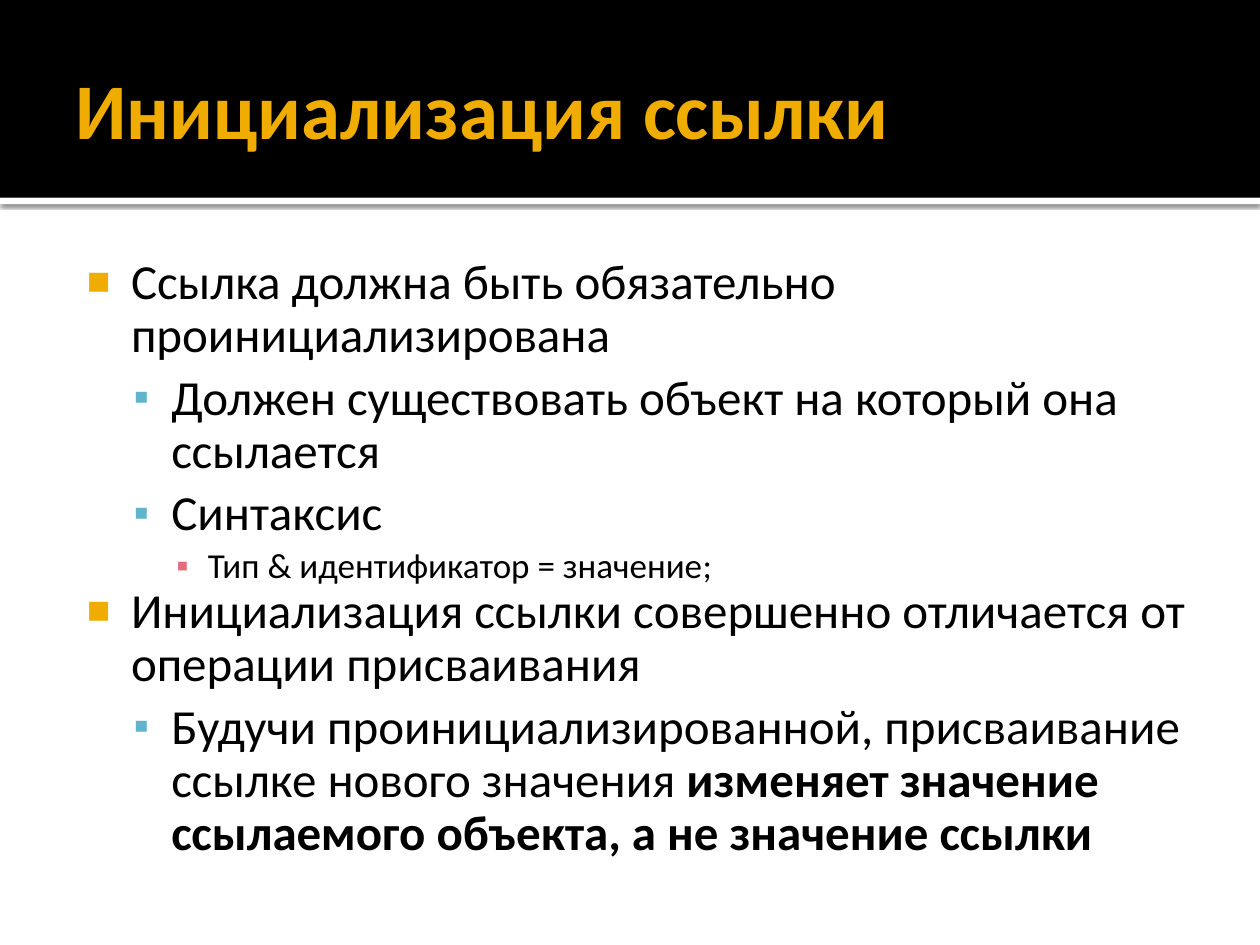
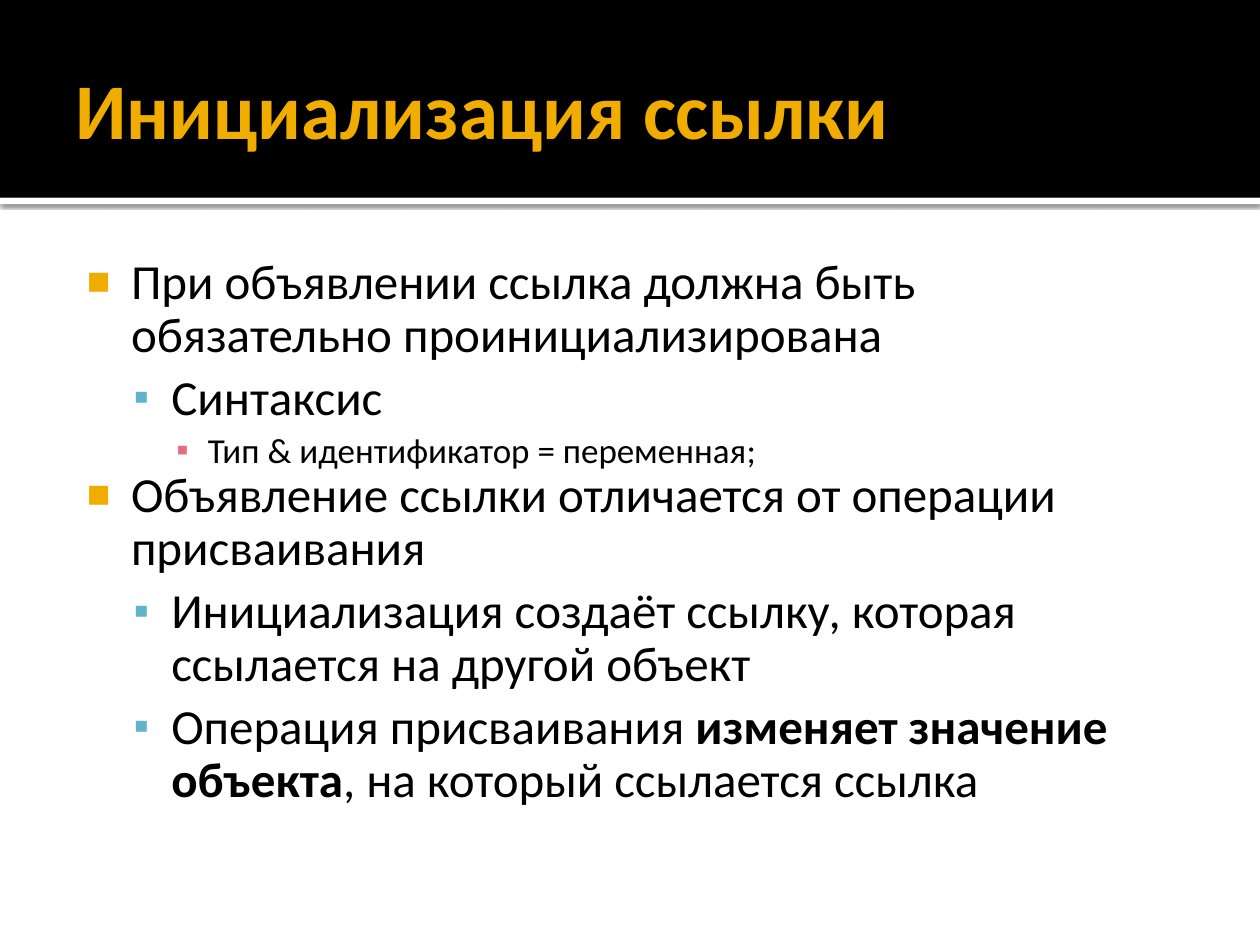
Before and after one commit to alexey-malov/oop, a slide deck: slide 117 of lectures/01/Синтаксис C++.pptx. Drawn at 1260x945 pixels with LibreOffice and Linux fonts; fonts in the diff are those of the drawing. Boxes give left, top, right and bottom in pixels: in the first picture for what was removed or moved away, otherwise in the second. Text is boxed around its words. In the diff, an @@ line names an element or a change of style, - is before the commit and + after.

```diff
--- a/lectures/01/Синтаксис C++.pptx
+++ b/lectures/01/Синтаксис C++.pptx
@@ text at [131, 265, 916, 360]: text changed @@
-■ Ссылка должна быть обязательно проинициализирована
-  ▪ Должен существовать объект на который она ссылается
+■ При объявлении ссылка должна быть обязательно проинициализирована
@@ text at [131, 439, 1108, 805]: text changed @@
-    ▪ Тип & идентификатор = значение;
-■ Инициализация ссылки совершенно отличается от операции присваивания
-  ▪ Будучи проинициализированной, присваивание ссылке нового значения изменяет значение ссылаемого объекта, а не значение ссылки
+    ▪ Тип & идентификатор = переменная;
+■ Объявление ссылки отличается от операции присваивания
+  ▪ Инициализация создаёт ссылку, которая ссылается на другой объект
+  ▪ Операция присваивания изменяет значение объекта, на который ссылается ссылка
```
Also in this commit, not shown: 38 other slides changed, 2 slides added, 2 slides removed.
